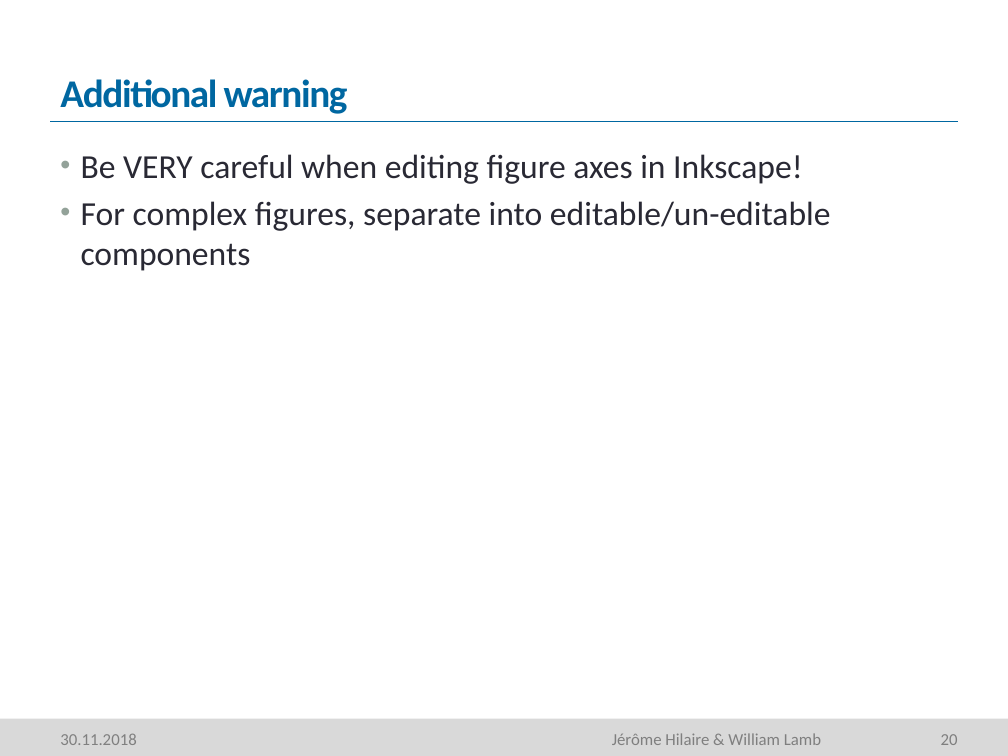
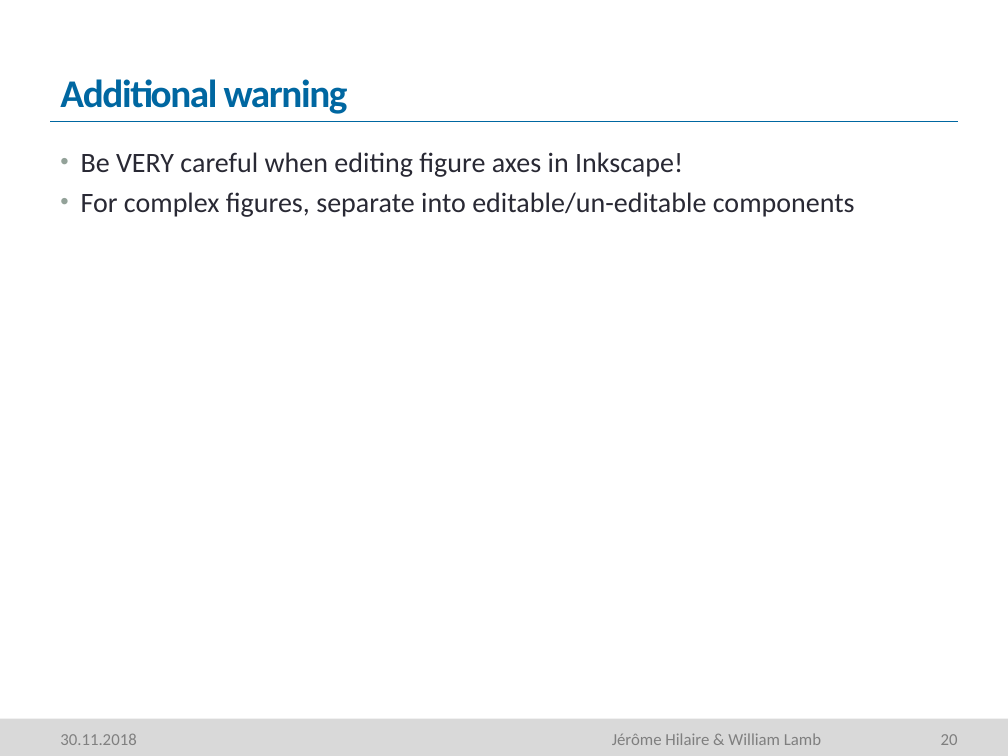
Before and after one commit to mcc-apsis/figures, a slide deck: slide 20 of Resources/Seminar part 2 - workflow and inkscape.pptm. Drawn at 1008x756 pixels with LibreOffice and Linux fonts; fonts in the diff are those of the drawing; background and template pictures are left out. Boxes give left, top, right and bottom in pixels: in the first picture for what was removed or moved away, otherwise in the second. Text is boxed around its words. In the diff, an @@ line names an element or a change of style, - is before the commit and + after.

```diff
--- a/Resources/Seminar part 2 - workflow and inkscape.pptm
+++ b/Resources/Seminar part 2 - workflow and inkscape.pptm
@@ text "Be VERY careful when editing ..." at (81, 152, 855, 217): size 24 to 20 pt @@
```
Also in this commit, not shown: 2 other slides changed, 1 other file.
